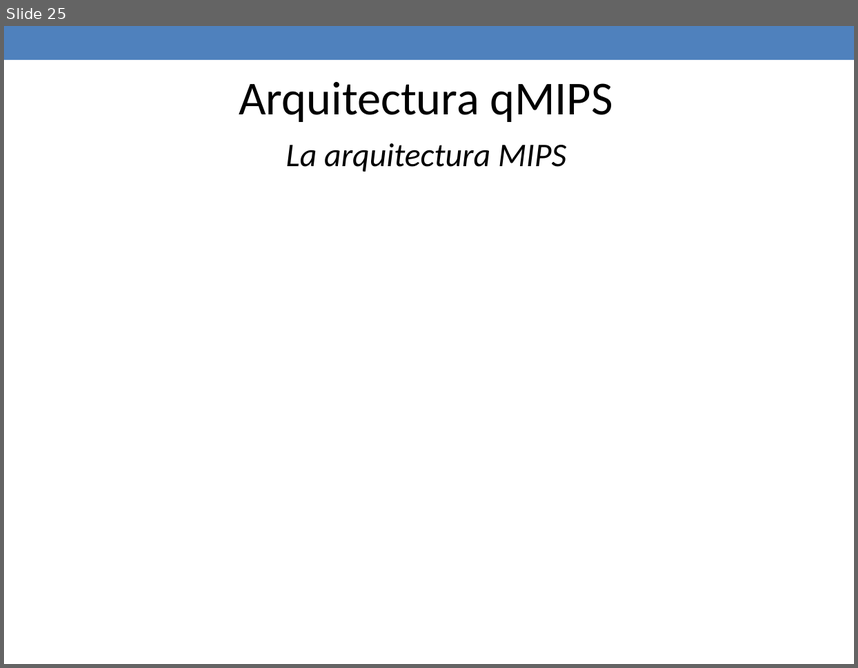
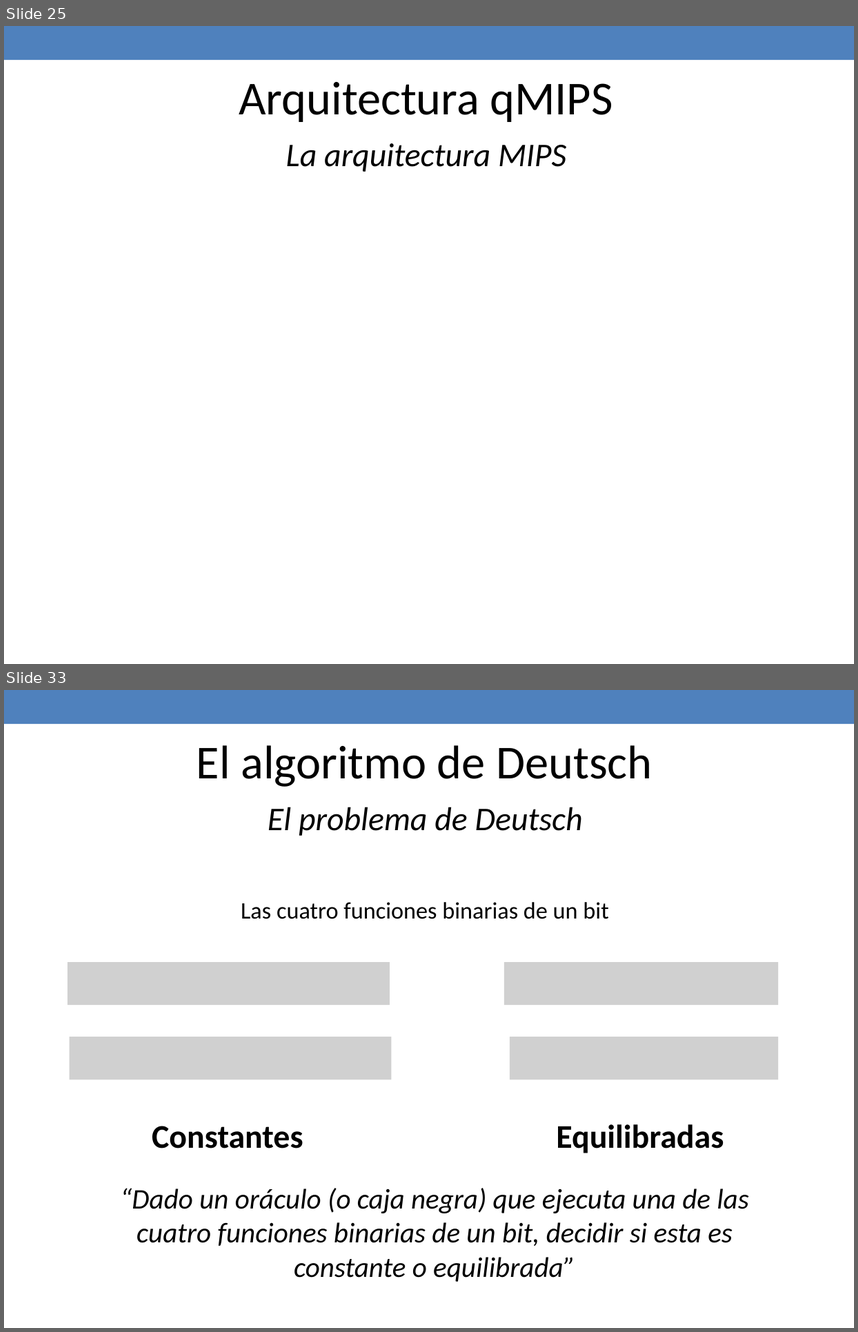
Before and after one commit to jaimecp89/qMIPS101, a slide deck: qMIPS/doc/Presentacion PFC.pptx. Shown one above the other, each under a label of ours: slide 25 before the commit, slides 25 and 33 after it; the slides between them are not shown. The pictures are 858x668 and 858x1332 pixels, drawn with LibreOffice and Linux fonts; fonts in the diff are those of the drawing; grey boxes stand for pictures. Boxes give left, top, right and bottom in pixels: in the first picture for what was removed or moved away, otherwise in the second. Text is boxed around its words. In the diff, an @@ line names an element or a change of style, - is before the commit and + after.

```diff
--- a/qMIPS/doc/Presentacion PFC.pptx
+++ b/qMIPS/doc/Presentacion PFC.pptx
@@ slide 33 added at (x1=4, y1=690, x2=854, y2=1328), background #FFFFFF; not listed: 1 template element that a slide beside it also shows @@
@@ text added at (x1=197, y1=745, x2=652, y2=787), 40 pt, text #000000 @@
+El algoritmo de Deutsch
@@ text added at (x1=268, y1=807, x2=583, y2=836), 28 pt, text #000000, italic @@
+El problema de Deutsch
@@ text added at (x1=241, y1=902, x2=608, y2=919), 20 pt, text #000000 @@
+Las cuatro funciones binarias de un bit
@@ picture added at (x1=67, y1=962, x2=390, y2=1005) @@
@@ picture added at (x1=504, y1=962, x2=777, y2=1005) @@
@@ picture added at (x1=70, y1=1037, x2=392, y2=1079) @@
@@ picture added at (x1=510, y1=1037, x2=778, y2=1079) @@
@@ text added at (x1=556, y1=1124, x2=724, y2=1153), 28 pt, text #000000, bold @@
+Equilibradas
@@ text added at (x1=152, y1=1125, x2=303, y2=1148), 28 pt, text #000000, bold @@
+Constantes
@@ text added at (x1=120, y1=1187, x2=749, y2=1281), 24 pt, text #000000, italic @@
+“Dado un oráculo (o caja negra) que ejecuta una de las cuatro funciones binarias de un bit, decidir si esta es constante o equilibrada”
```
Also in this commit, not shown: 3 slides changed, 10 other slides added, 1 other file.
